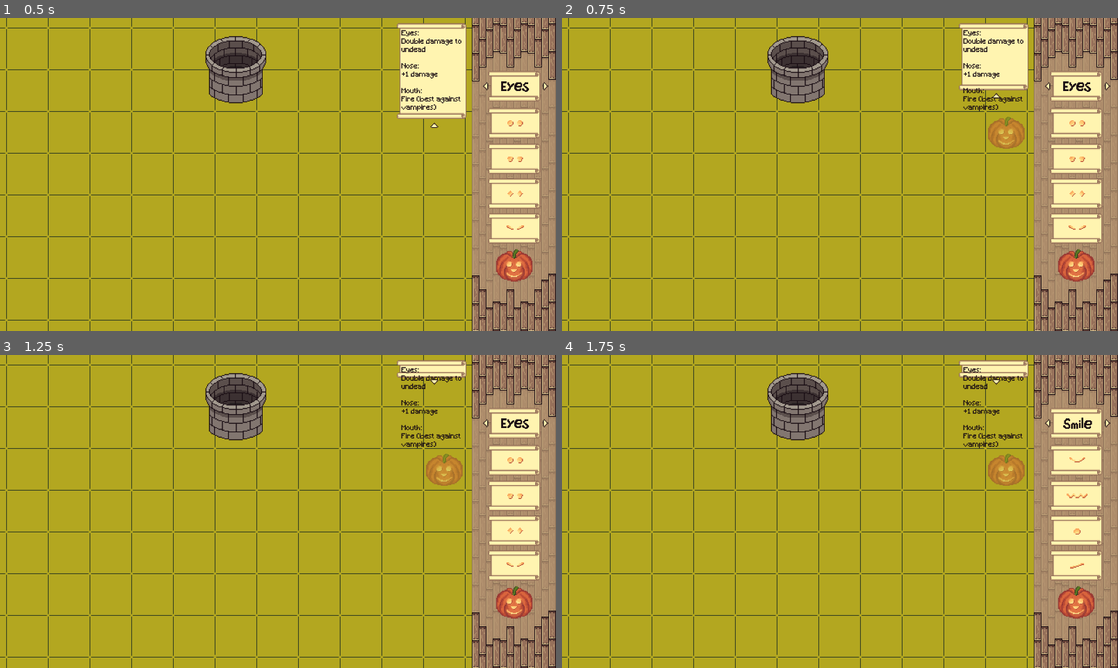
Above: before the commit, frames 1-4 (two rows, left to right).
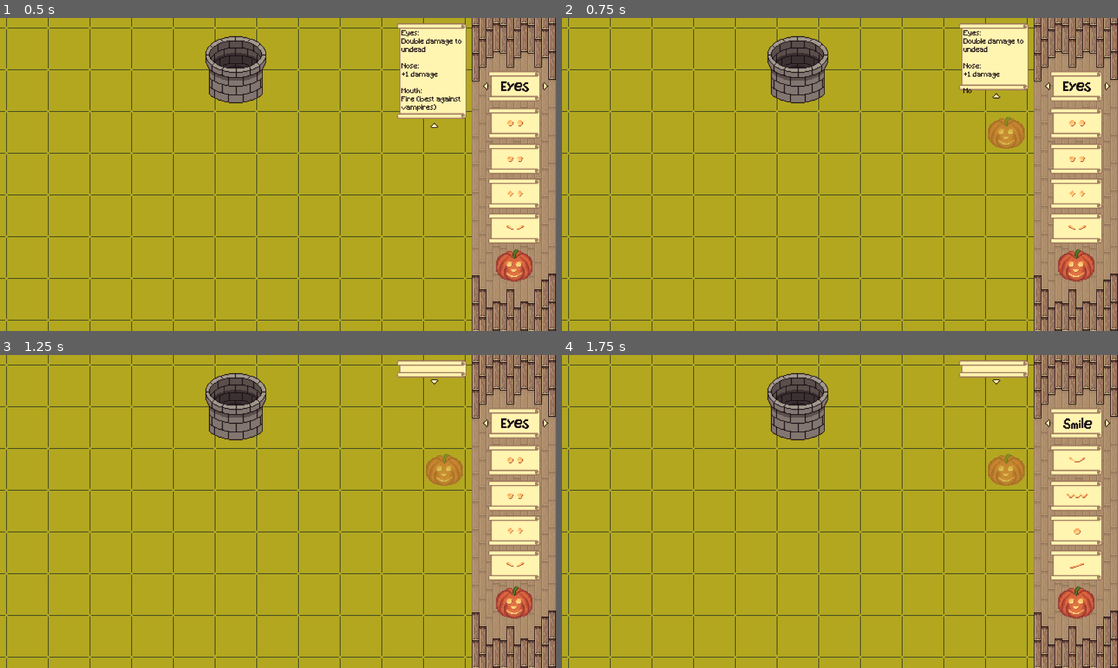
Above: after the commit, the same moments.

Repository: k4444th/Carve-And-Defend
Game: Godot game, scene res://scenes/game.tscn
Same seed, same stepped clock (60 frames per second), same inputs: the game is played once before the commit and once after it.
Inputs (mouse positions are in pixels of both pictures, inside the frame that each line leads up to):
- Up to frame 1 (0.5 s): no input
- Up to frame 2 (0.75 s): click (995, 124) at 0.5 s
- Up to frame 3 (1.25 s): no input
- Up to frame 4 (1.75 s): click (1045, 423) at 1.25 s

Frame 1 is identical in both runs. In frame 2, 0.2% of the frame differs, in the area x 72-83%, y 22-30%; in frame 3, 0.4%, in the area x 72-83%, y 3-30%; in frame 4, 0.4%.

Commit message:
Revert Changes in ParchmentPaper

Diff:
--- a/scenes/sidebar/parchment_roll.gd
+++ b/scenes/sidebar/parchment_roll.gd
@@ -9,6 +9,7 @@
 @onready var textContainerNode: MarginContainer = $MarginContainer
 @onready var labelNode: Label = $MarginContainer/Label
 @onready var expandButtonNode: TextureButton = $ExpandButton
+@onready var timerNode: Timer = $Timer
 
 var featureTexts := [
 	[
@@ -72,5 +73,21 @@
 		positionTweenButton.tween_property(expandButtonNode, "position:y", labelNode.get_minimum_size().y + 42, 0.5)
 		labelNode.text = ""
 
+	timerNode.start()
+
 	await sizeTweenBackground.finished
 	expandButtonNode.flip_h = !expandButtonNode.flip_h
+
+func _on_timer_timeout() -> void:
+	if truncated:
+		var currentText = labelNode.text
+		if currentText.length() > 0:
+			currentText = currentText.left(currentText.length() - 3)
+			labelNode.text = currentText
+			timerNode.start()
+	else:
+		var currentText = labelNode.text
+		if currentText.length() <= textTemplate.length():
+			currentText = textTemplate.left(labelNode.text.length() + 1)
+			labelNode.text = currentText
+			timerNode.start()
--- a/scenes/sidebar/parchment_roll.tscn
+++ b/scenes/sidebar/parchment_roll.tscn
@@ -47,4 +47,8 @@
 texture_normal = ExtResource("3_1lrie")
 flip_v = true
 
+[node name="Timer" type="Timer" parent="."]
+wait_time = 0.001
+
 [connection signal="pressed" from="ExpandButton" to="." method="_on_expand_button_pressed"]
+[connection signal="timeout" from="Timer" to="." method="_on_timer_timeout"]
